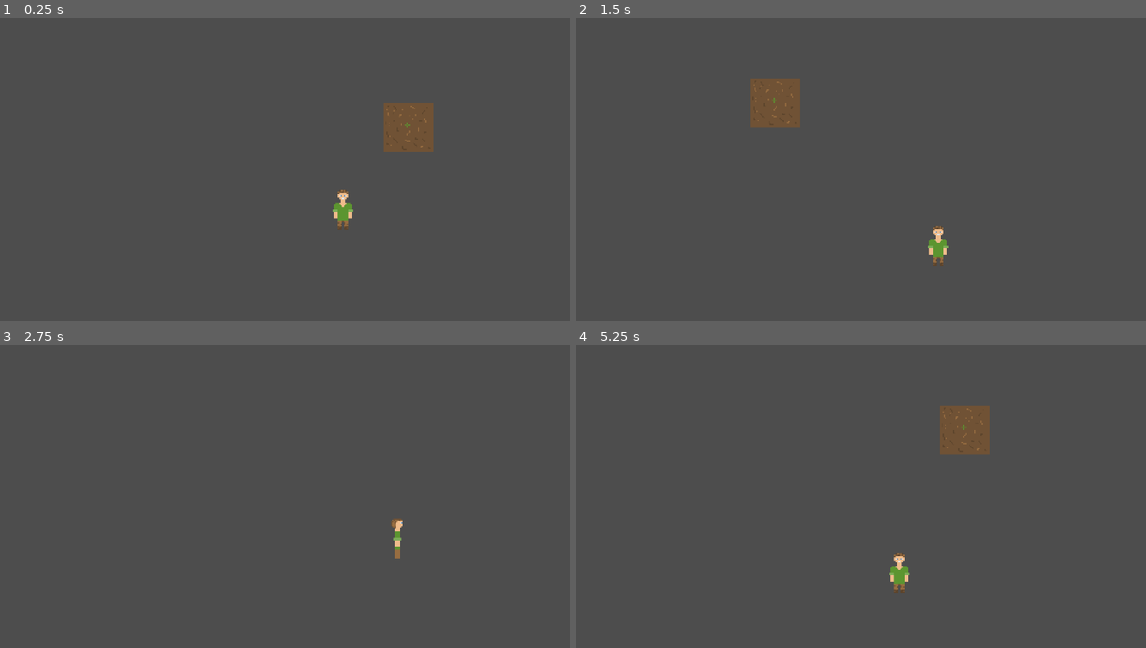
Above: before the commit, frames 1-4 (two rows, left to right).
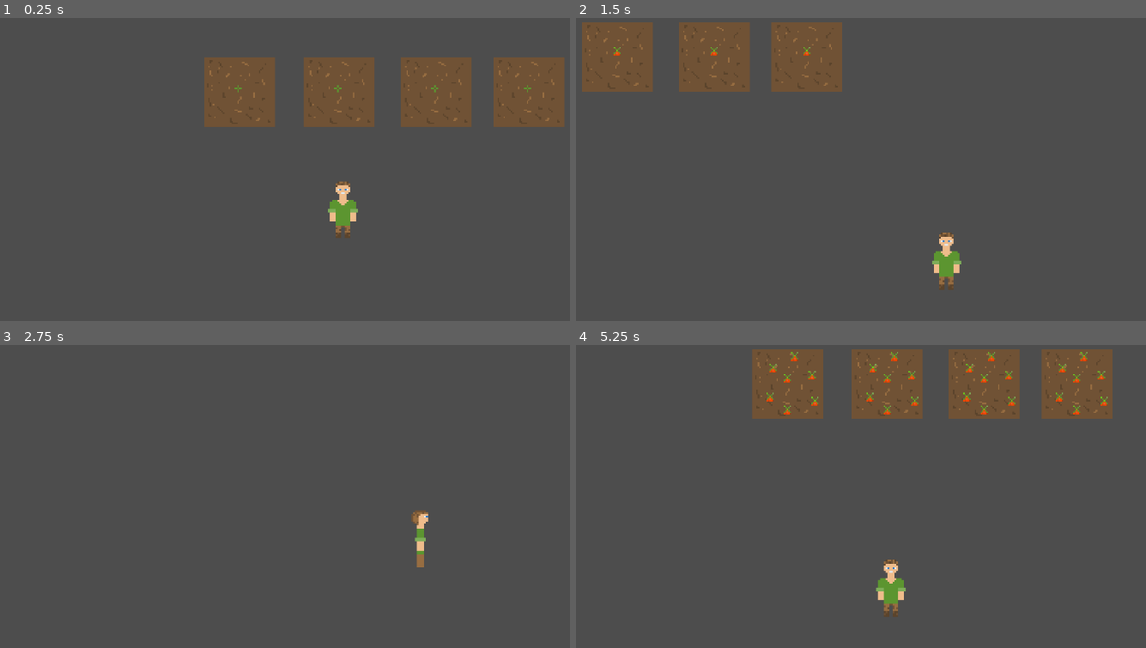
Above: after the commit, the same moments.

Repository: Joeredmile/FarmingDTG
Game: Godot game, scene res://scenes/level_1.tscn
Two runs of this game, one before a commit and one after it. Both use one fixed random seed, a clock stepped at 60 frames per second and the inputs below. The engine's default icon, where the game draws it, is replaced by a stand-in: a white triangle on a blue panel in a dark square.
Inputs:
- Up to frame 1 (0.25 s): no input
- Up to frame 2 (1.5 s): tap Enter at 0.5 s; hold D (right) 0.53-1.28 s; tap F (water) at 0.6, 1.35 s; hold S (down) from 1.28 s (still down)
- Up to frame 3 (2.75 s): release S (down) at 2.03 s; hold D (right) from 2.03 s (still down); tap F (water) at 2.1 s
- Up to frame 4 (5.25 s): release D (right) at 2.78 s; hold W (up) 2.78-3.53 s; tap F (water) every 0.75 s from 2.85 to 5.1 s; hold A (left) 3.53-5.03 s; hold S (down) from 5.03 s (still down)

The runs differ from the first frame. In frame 1, 12% of the frame differs, in the area x 35-99%, y 13-73%; in frame 2, 10%; in frame 3, 0.5%; in frame 4, 13%, in the area x 30-95%, y 1-90%.

Commit message:
made the growth work and once grow u can pick up carrots i hope it works :)

Diff:
--- a/farming-dtg/scenes/carrot.tscn
+++ b/farming-dtg/scenes/carrot.tscn
@@ -54,16 +54,27 @@
 "speed": 5.0
 }]
 
+[sub_resource type="RectangleShape2D" id="RectangleShape2D_elckd"]
+size = Vector2(49, 48)
+
 [node name="carrot" type="AnimatedSprite2D" unique_id=1070333889]
 sprite_frames = SubResource("SpriteFrames_wql3v")
-animation = &"stage_3_a"
+animation = &"stage_3_b"
 autoplay = "stage_1"
 script = ExtResource("2_elckd")
 
 [node name="Timer" type="Timer" parent="." unique_id=785437089]
-wait_time = 1.547
+wait_time = 0.405
 
 [node name="Timer2" type="Timer" parent="." unique_id=209017176]
+wait_time = 0.424
+
+[node name="Area2D" type="Area2D" parent="." unique_id=1914841187]
+
+[node name="CollisionShape2D" type="CollisionShape2D" parent="Area2D" unique_id=238873818]
+position = Vector2(1.5, 3)
+shape = SubResource("RectangleShape2D_elckd")
 
 [connection signal="timeout" from="Timer" to="." method="_on_timer_timeout"]
 [connection signal="timeout" from="Timer2" to="." method="_on_timer_2_timeout"]
+[connection signal="body_entered" from="Area2D" to="." method="_on_area_2d_body_entered"]
--- /dev/null
+++ b/farming-dtg/scenes/gun.tscn
@@ -0,0 +1,26 @@
+[gd_scene format=3 uid="uid://vbsggi71fu0y"]
+
+[ext_resource type="Script" uid="uid://beso6q7g3il57" path="res://scripts/gun.gd" id="1_og67c"]
+[ext_resource type="Texture2D" uid="uid://x4vlk4a75sjl" path="res://assets/shotgun and bullets.png" id="1_x77fm"]
+
+[sub_resource type="AtlasTexture" id="AtlasTexture_og67c"]
+atlas = ExtResource("1_x77fm")
+region = Rect2(0, 0, 64, 64)
+
+[sub_resource type="SpriteFrames" id="SpriteFrames_gp1hk"]
+animations = [{
+"frames": [{
+"duration": 1.0,
+"texture": SubResource("AtlasTexture_og67c")
+}],
+"loop": true,
+"name": &"gun",
+"speed": 5.0
+}]
+
+[node name="gun" type="Node2D" unique_id=1257528696]
+script = ExtResource("1_og67c")
+
+[node name="AnimatedSprite2D" type="AnimatedSprite2D" parent="." unique_id=977133133]
+sprite_frames = SubResource("SpriteFrames_gp1hk")
+animation = &"gun"
--- a/farming-dtg/scenes/level_1.tscn
+++ b/farming-dtg/scenes/level_1.tscn
@@ -86,3 +86,12 @@
 
 [node name="carrot" parent="." unique_id=1070333889 instance=ExtResource("3_rus8k")]
 position = Vector2(470, 256)
+
+[node name="carrot2" parent="." unique_id=451992527 instance=ExtResource("3_rus8k")]
+position = Vector2(403, 256)
+
+[node name="carrot3" parent="." unique_id=1694236911 instance=ExtResource("3_rus8k")]
+position = Vector2(534, 256)
+
+[node name="carrot4" parent="." unique_id=1307537 instance=ExtResource("3_rus8k")]
+position = Vector2(334, 256)
--- a/farming-dtg/scenes/player.tscn
+++ b/farming-dtg/scenes/player.tscn
@@ -74,5 +74,5 @@
 shape = SubResource("RectangleShape2D_dqkch")
 
 [node name="Camera2D" type="Camera2D" parent="." unique_id=212497309]
-zoom = Vector2(1.705, 1.705)
+zoom = Vector2(2.43, 2.43)
 position_smoothing_enabled = true
--- a/farming-dtg/scripts/carrot.gd
+++ b/farming-dtg/scripts/carrot.gd
@@ -1,9 +1,10 @@
 extends AnimatedSprite2D
+@onready var timer_2: Timer = $Timer2
 
 @onready var timer: Timer = $Timer
 var carrot_watered = false
-var my_list = ["stage_3_a, stage_3_b"]
-
+var stage_3_variants = ["stage_3_a", "stage_3_b"]
+var carrot_amount = 0
 # Called when the node enters the scene tree for the first time.
 func _ready() -> void:
 	pass # Replace with function body.
@@ -11,9 +12,19 @@
 
 
 func _process(delta: float) -> void:
-	if Input.is_action_just_pressed("water"):
-		carrot_watered = true
-		timer.start()
+	if animation == "stage_1":
+		if Input.is_action_just_pressed("water"):
+			carrot_watered = true
+			timer.start()
+	if animation == "stage_2":
+		if Input.is_action_just_pressed("water"):
+			carrot_watered = true
+			timer_2.start()
+		else:
+			pass
+
+
+
 
 func _on_timer_timeout():
 	if carrot_watered:
@@ -21,10 +32,19 @@
 		timer.stop()
 		carrot_watered = false
 
-func _on_timer_2_timeout() -> void:
+func _on_timer_2_timeout():
 	if carrot_watered and animation == "stage_2":
-		play(my_list.pick_random())# Picks a random animation from the list
-		timer.stop()
+		play(stage_3_variants.pick_random())# Picks a random animation from the list
+		timer_2.stop()
 		carrot_watered = false
 	else:
 		pass
+
+
+func _on_area_2d_body_entered(body: Node2D):
+	if animation == "stage_3_a" or animation == "stage_3_b":
+		carrot_amount + 1
+		print(carrot_amount)
+		queue_free()
+	else:
+		pass
--- /dev/null
+++ b/farming-dtg/scripts/gun.gd
@@ -0,0 +1,11 @@
+extends Node2D
+
+
+# Called when the node enters the scene tree for the first time.
+func _ready() -> void:
+	pass # Replace with function body.
+
+
+# Called every frame. 'delta' is the elapsed time since the previous frame.
+func _process(delta: float) -> void:
+	pass
Renamed: farming-dtg/shotgun and bullets.png -> farming-dtg/assets/shotgun and bullets.png
Not shown, changed: farming-dtg/assets/shotgun and bullets.png.import
Not shown, added: farming-dtg/scripts/gun.gd.uid
